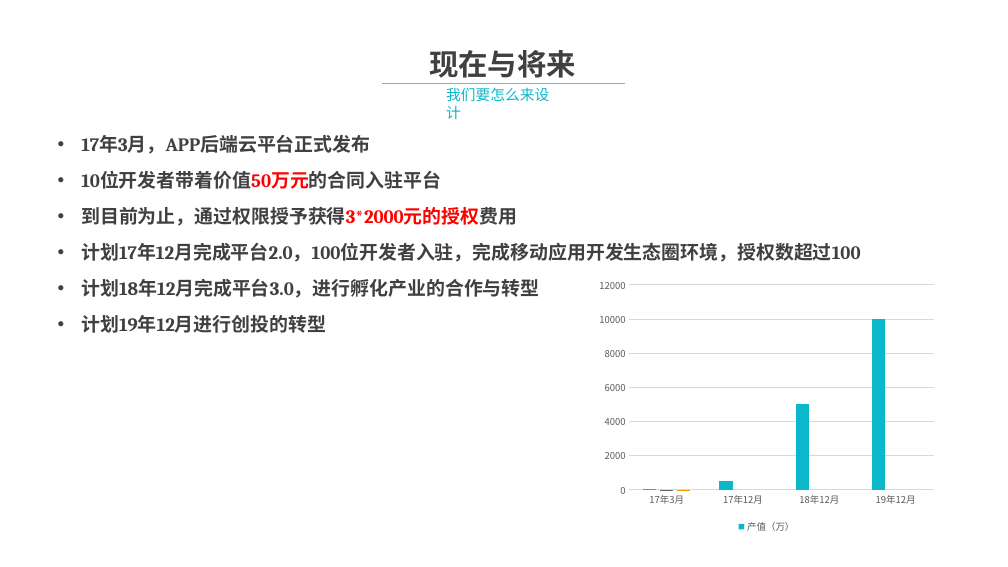
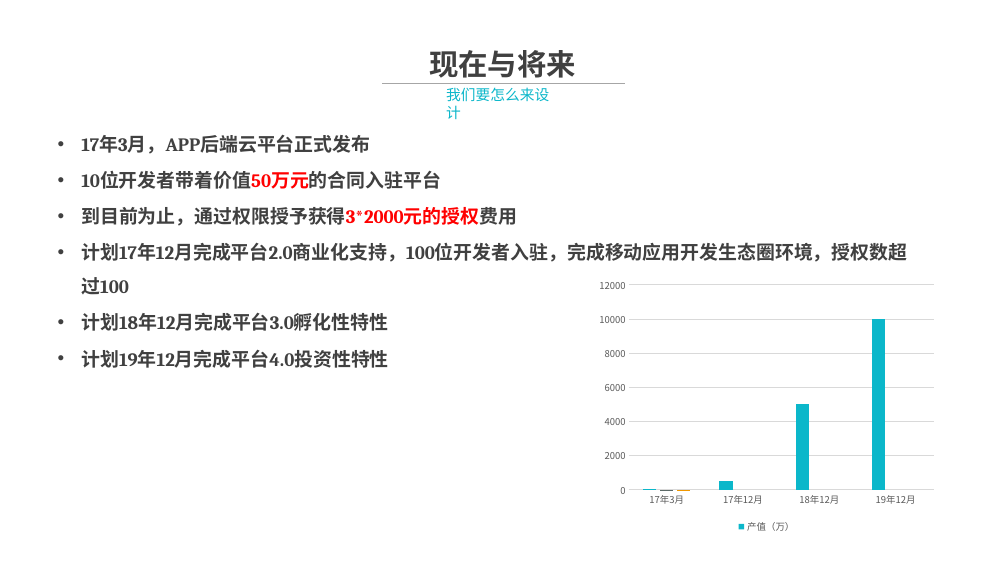
Before and after one commit to alucard263096/BP, a slide deck: slide 13 of App后端云 商业计划书 - v1 团队.pptx (slide 10 before the commit). Drawn at 1008x567 pixels with LibreOffice and Linux fonts; fonts in the diff are those of the drawing; background and template pictures are left out. Boxes give left, top, right and bottom in pixels: in the first picture for what was removed or moved away, otherwise in the second. Text is boxed around its words. In the diff, an @@ line names an element or a change of style, - is before the commit and + after.

Commit message:
完成需求说明

```diff
--- a/App后端云 商业计划书 - v1 团队.pptx
+++ b/App后端云 商业计划书 - v1 团队.pptx
@@ text at bbox=[81, 242, 907, 368]: text changed @@
-• 计划17年12月完成平台2.0，100位开发者入驻，完成移动应用开发生态圈环境，授权数超过100
-• 计划18年12月完成平台3.0，进行孵化产业的合作与转型
-• 计划19年12月进行创投的转型
+• 计划17年12月完成平台2.0商业化支持，100位开发者入驻，完成移动应用开发生态圈环境，授权数超过100
+• 计划18年12月完成平台3.0孵化性特性
+• 计划19年12月完成平台4.0投资性特性
```
Also in this commit, not shown: 6 other slides changed, 3 slides added.
